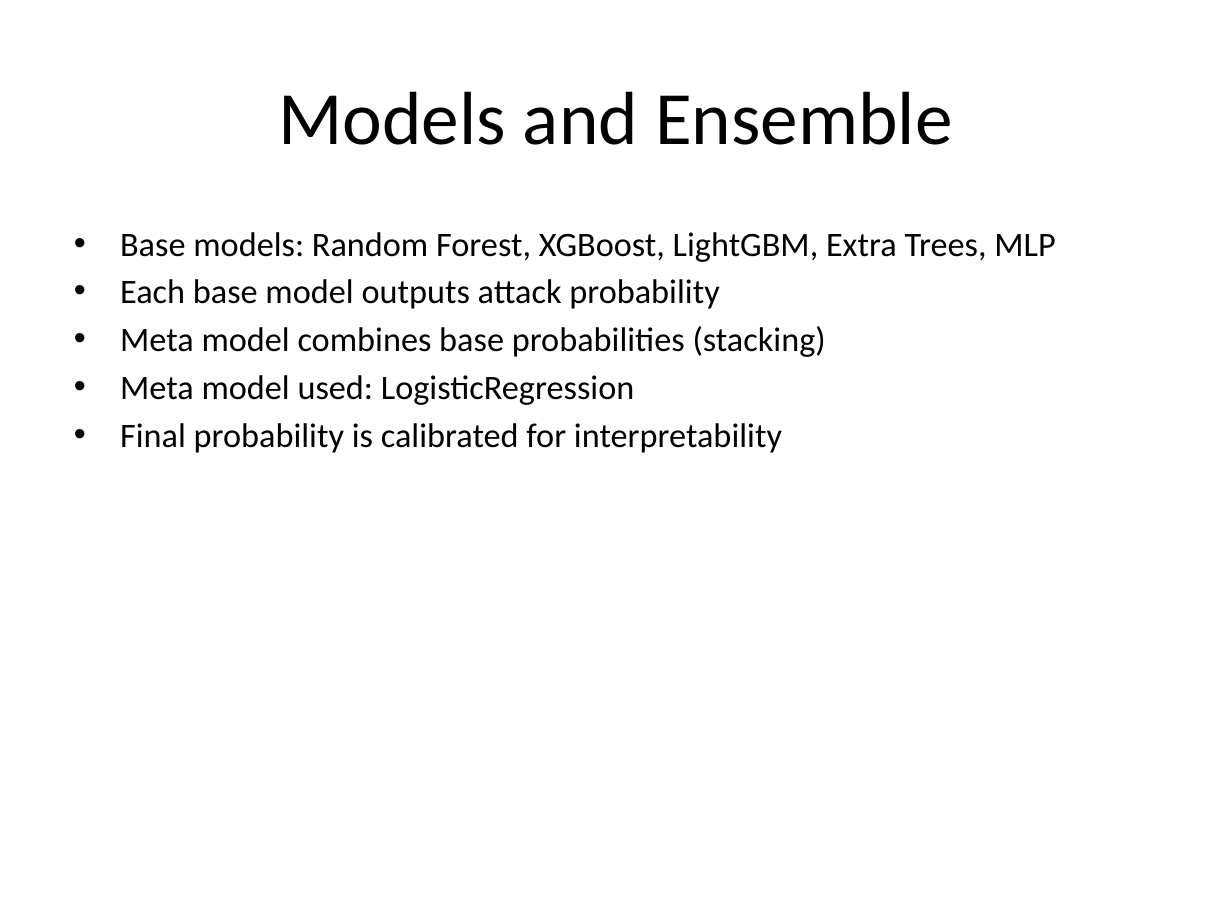
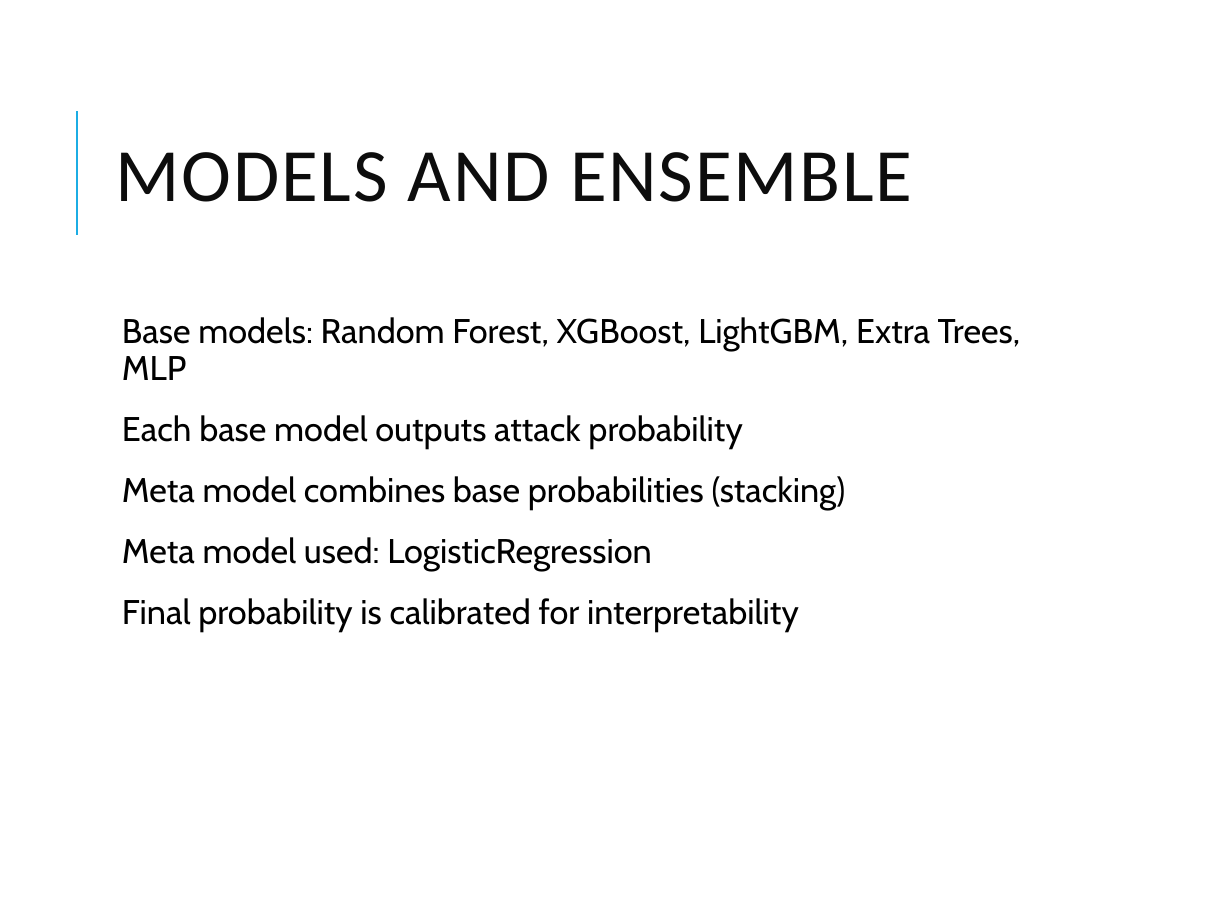
Before and after one commit to syedmaax/Intrusion-Detection, a slide deck: slide 4 of Professor_Review_IDS.pptx. Drawn at 1232x924 pixels with LibreOffice and Linux fonts; fonts in the diff are those of the drawing. Boxes give left, top, right and bottom in pixels: in the first picture for what was removed or moved away, otherwise in the second. Text is boxed around its words. In the diff, an @@ line names an element or a change of style, - is before the commit and + after.

```diff
--- a/Professor_Review_IDS.pptx
+++ b/Professor_Review_IDS.pptx
@@ line added from (76, 234) to (76, 111), #1CADE4 1.5 pt @@
@@ title at (x1=116, y1=152, x2=912, y2=202): text changed; text colour #000000 to #0D0D0D @@
-Models and Ensemble
+MODELS AND ENSEMBLE
@@ text "Base models: Random Forest, XGBoost, ..." moved from (x1=120, y1=232, x2=1055, y2=453) to (x1=122, y1=317, x2=1020, y2=632) @@
@@ text "Base models: Random Forest, XGBoost, ..." at (x1=122, y1=317, x2=1020, y2=632): font Calibri to Cabin; bullet • to  ; line spacing 1 to 0.9; more space between paragraphs @@
```
Also in this commit, not shown: 8 other slides changed, 16 other files.
